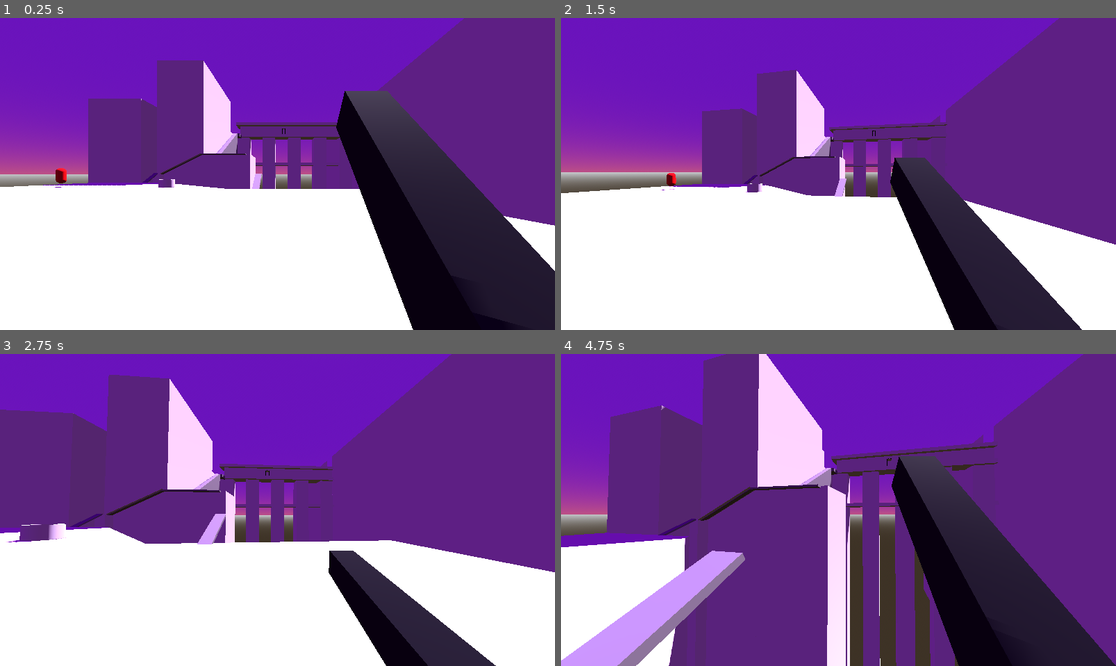
Above: before the commit, frames 1-4 (two rows, left to right).
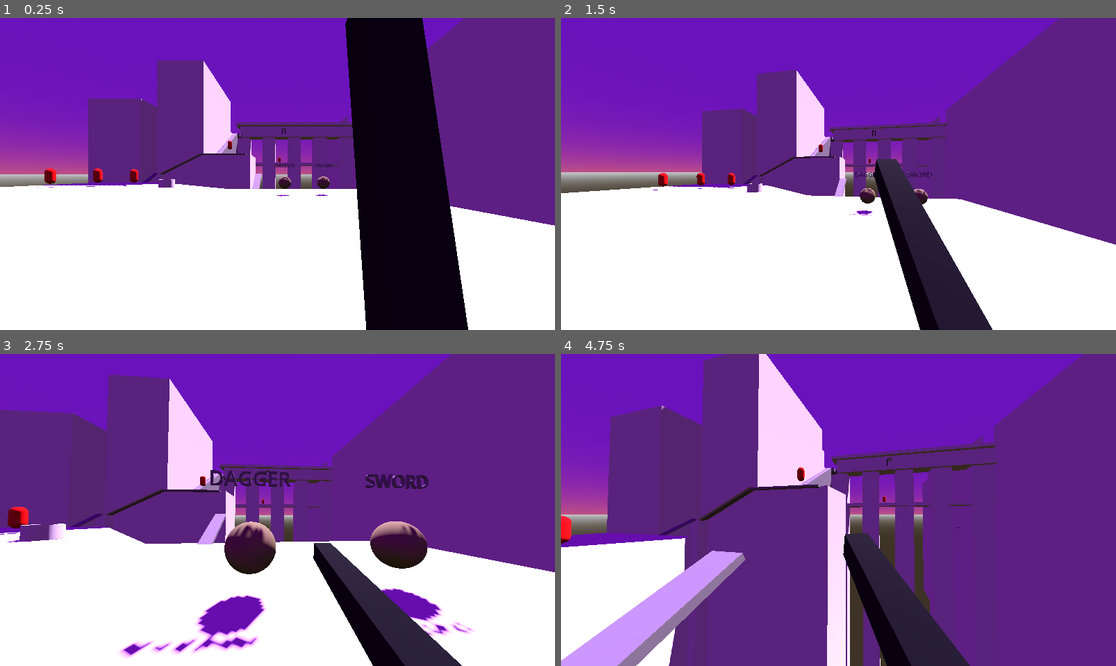
Above: after the commit, the same moments.

Repository: dughiboogie/godot-sandbox
Game: Godot game, scene res://Scenes/DarkSouls_Aqueduct.tscn
Two runs of this game, one before a commit and one after it. Both use one fixed random seed, a clock stepped at 60 frames per second and the inputs below.
Inputs (mouse positions are in pixels of both pictures, inside the frame that each line leads up to):
- Up to frame 1 (0.25 s): no input
- Up to frame 2 (1.5 s): tap Enter at 0.5 s; move the mouse to (866, 174) at 0.52 s; hold W (forward) from 0.53 s (still down); click (866, 174) at 0.6 s; tap Space (jump) at 0.77 s; move the mouse to (810, 174) at 1.27 s; click (810, 174) at 1.35 s
- Up to frame 3 (2.75 s): keep holding W (forward); tap Space (jump) at 1.52 s; move the mouse to (288, 503) at 2.02 s; hold Shift (sprint) from 2.03 s (still down); click (288, 503) at 2.3 s
- Up to frame 4 (4.75 s): keep holding W (forward); move the mouse to (832, 516) at 2.77 s; release Shift (sprint) at 2.78 s; click (832, 516) at 2.85 s; tap Space (jump) at 3.02, 3.77, 4.52 s; move the mouse to (877, 513) at 3.52 s; click (877, 513) at 3.6 s; move the mouse to (794, 506) at 4.27 s; tap Shift (sprint) at 4.35 s; click (794, 506) at 4.55 s

The runs differ from the first frame. In frame 1, 18% of the frame differs, in the area x 6-100%, y 0-100%; in frame 2, 11%; in frame 3, 9.0%; in frame 4, 16%.

Commit message:
[ghouls-n-dungeons] Basic weapon throwing and weapon swapping Only daggers can be thrown, they need to be picked up first. Also added MORE ENEMIES for testing purposes

Diff:
--- a/01_Prototypes/ghouls-n-dungeons/Scenes/DarkSouls_Aqueduct.tscn
+++ b/01_Prototypes/ghouls-n-dungeons/Scenes/DarkSouls_Aqueduct.tscn
@@ -1,8 +1,9 @@
-[gd_scene load_steps=14 format=3 uid="uid://cids036378ug5"]
+[gd_scene load_steps=15 format=3 uid="uid://cids036378ug5"]
 
-[ext_resource type="PackedScene" uid="uid://bq4r28jv36sep" path="res://Scenes/Prefabs/player.tscn" id="1_ut346"]
+[ext_resource type="PackedScene" uid="uid://bq4r28jv36sep" path="res://Scenes/Prefabs/Player.tscn" id="1_ut346"]
 [ext_resource type="PackedScene" uid="uid://b2xtxf8hbu210" path="res://Models/Environment/240202_Dark_souls_aqueduct.gltf" id="3_82p7p"]
-[ext_resource type="PackedScene" uid="uid://cngrix4nac3ym" path="res://Scenes/Prefabs/enemy.tscn" id="3_xjk1f"]
+[ext_resource type="PackedScene" uid="uid://cngrix4nac3ym" path="res://Scenes/Prefabs/Enemy.tscn" id="3_xjk1f"]
+[ext_resource type="PackedScene" uid="uid://d3phruk5mowp3" path="res://Scenes/Prefabs/Pickups/PickupItem.tscn" id="4_3tytv"]
 
 [sub_resource type="ProceduralSkyMaterial" id="ProceduralSkyMaterial_6cv3v"]
 sky_top_color = Color(0.541176, 0.129412, 1, 1)
@@ -35,6 +36,14 @@
 [sub_resource type="BoxMesh" id="BoxMesh_geq3c"]
 
 [sub_resource type="BoxMesh" id="BoxMesh_4uayo"]
+
+[sub_resource type="TextMesh" id="TextMesh_3fois"]
+text = "DAGGER"
+font_size = 40
+
+[sub_resource type="TextMesh" id="TextMesh_pwptt"]
+text = "SWORD"
+font_size = 40
 
 [node name="DarkSoulsAqueduct" type="Node3D"]
 
@@ -123,4 +132,38 @@
 size = Vector3(2.29541, 0.992065, 4.45337)
 
 [node name="Enemy" parent="." instance=ExtResource("3_xjk1f")]
-transform = Transform3D(1, 0, 0, 0, 1, 0, 0, 0, 1, -11.8414, -3.51573, 15.2147)
+transform = Transform3D(1, 0, 0, 0, 1, 0, 0, 0, 1, -8.81057, -3.51573, 13.3129)
+
+[node name="PickupItem" parent="." instance=ExtResource("4_3tytv")]
+transform = Transform3D(1, 0, 0, 0, 1, 0, 0, 0, 1, 16.8468, -4, 25.0363)
+item_name = "Dagger"
+
+[node name="PickupItem2" parent="." instance=ExtResource("4_3tytv")]
+transform = Transform3D(1, 0, 0, 0, 1, 0, 0, 0, 1, 19.9837, -4, 24.984)
+item_name = "Sword"
+
+[node name="DaggerText" type="MeshInstance3D" parent="."]
+transform = Transform3D(1, 0, 0, 0, 1, 0, 0, 0, 1, 16.836, -2.6292, 25.0464)
+mesh = SubResource("TextMesh_3fois")
+
+[node name="SwordText" type="MeshInstance3D" parent="."]
+transform = Transform3D(1, 0, 0, 0, 1, 0, 0, 0, 1, 19.9818, -2.6292, 25.0464)
+mesh = SubResource("TextMesh_pwptt")
+
+[node name="Enemy2" parent="." instance=ExtResource("3_xjk1f")]
+transform = Transform3D(1, 0, 0, 0, 1, 0, 0, 0, 1, -12.8484, -3.56236, 15.5732)
+
+[node name="Enemy7" parent="." instance=ExtResource("3_xjk1f")]
+transform = Transform3D(1, 0, 0, 0, 1, 0, 0, 0, 1, -5.12431, -3.56236, 11.3628)
+
+[node name="Enemy3" parent="." instance=ExtResource("3_xjk1f")]
+transform = Transform3D(1, 0, 0, 0, 1, 0, 0, 0, 1, 5.3168, 3.34172, -4.76862)
+
+[node name="Enemy4" parent="." instance=ExtResource("3_xjk1f")]
+transform = Transform3D(1, 0, 0, 0, 1, 0, 0, 0, 1, 17.0135, 2.59323, -42.3487)
+
+[node name="Enemy5" parent="." instance=ExtResource("3_xjk1f")]
+transform = Transform3D(1, 0, 0, 0, 1, 0, 0, 0, 1, -3.04203, 12.4667, -31.9297)
+
+[node name="Enemy6" parent="." instance=ExtResource("3_xjk1f")]
+transform = Transform3D(1, 0, 0, 0, 1, 0, 0, 0, 1, 16.6557, 13.5995, -38.667)
--- /dev/null
+++ b/01_Prototypes/ghouls-n-dungeons/Scenes/Prefabs/DaggerProjectile.tscn
@@ -0,0 +1,26 @@
+[gd_scene load_steps=4 format=3 uid="uid://cwjqm88bs7exc"]
+
+[ext_resource type="Script" path="res://Scripts/Projectile.gd" id="1_xpupl"]
+
+[sub_resource type="BoxMesh" id="BoxMesh_lb5o8"]
+size = Vector3(0.1, 0.1, 0.3)
+
+[sub_resource type="BoxShape3D" id="BoxShape3D_3stxj"]
+size = Vector3(0.1, 0.1, 0.3)
+
+[node name="DaggerProjectile" type="Area3D"]
+collision_layer = 0
+collision_mask = 4
+script = ExtResource("1_xpupl")
+
+[node name="MeshInstance3D" type="MeshInstance3D" parent="."]
+mesh = SubResource("BoxMesh_lb5o8")
+
+[node name="CollisionShape3D" type="CollisionShape3D" parent="."]
+shape = SubResource("BoxShape3D_3stxj")
+
+[node name="DespawnTimer" type="Timer" parent="."]
+wait_time = 5.0
+
+[connection signal="body_entered" from="." to="." method="_on_body_entered"]
+[connection signal="timeout" from="DespawnTimer" to="." method="_on_despawn_timer_timeout"]
--- /dev/null
+++ b/01_Prototypes/ghouls-n-dungeons/Scenes/Prefabs/Pickups/PickupItem.tscn
@@ -0,0 +1,25 @@
+[gd_scene load_steps=5 format=3 uid="uid://d3phruk5mowp3"]
+
+[ext_resource type="Script" path="res://Scripts/PickupItem.gd" id="1_c04ot"]
+
+[sub_resource type="SphereShape3D" id="SphereShape3D_amiot"]
+radius = 0.8
+
+[sub_resource type="StandardMaterial3D" id="StandardMaterial3D_orb7v"]
+albedo_color = Color(0.596078, 0.6, 0.364706, 1)
+
+[sub_resource type="SphereMesh" id="SphereMesh_3kf1l"]
+material = SubResource("StandardMaterial3D_orb7v")
+
+[node name="PickupItem" type="Area3D"]
+collision_layer = 0
+collision_mask = 2
+script = ExtResource("1_c04ot")
+
+[node name="CollisionShape3D" type="CollisionShape3D" parent="."]
+shape = SubResource("SphereShape3D_amiot")
+
+[node name="MeshInstance3D" type="MeshInstance3D" parent="."]
+mesh = SubResource("SphereMesh_3kf1l")
+
+[connection signal="body_entered" from="." to="." method="_on_body_entered"]
--- a/01_Prototypes/ghouls-n-dungeons/Scenes/Prefabs/enemy.tscn
+++ b/01_Prototypes/ghouls-n-dungeons/Scenes/Prefabs/enemy.tscn
@@ -15,7 +15,7 @@
 
 [node name="Enemy" type="CharacterBody3D" groups=["enemy"]]
 collision_layer = 4
-collision_mask = 3
+collision_mask = 7
 script = ExtResource("1_i6w3t")
 
 [node name="MeshInstance3D" type="MeshInstance3D" parent="."]
--- a/01_Prototypes/ghouls-n-dungeons/Scenes/Prefabs/pickup_item.tscn
+++ /dev/null
@@ -1,16 +0,0 @@
-[gd_scene load_steps=3 format=3 uid="uid://d3phruk5mowp3"]
-
-[ext_resource type="Script" path="res://Scripts/PickupItem.gd" id="1_bv4jc"]
-
-[sub_resource type="SphereShape3D" id="SphereShape3D_amiot"]
-radius = 0.8
-
-[node name="PickupItem" type="Area3D"]
-collision_layer = 0
-collision_mask = 2
-script = ExtResource("1_bv4jc")
-
-[node name="CollisionShape3D" type="CollisionShape3D" parent="."]
-shape = SubResource("SphereShape3D_amiot")
-
-[connection signal="body_entered" from="." to="." method="_on_body_entered"]
--- a/01_Prototypes/ghouls-n-dungeons/Scenes/Prefabs/player.tscn
+++ b/01_Prototypes/ghouls-n-dungeons/Scenes/Prefabs/player.tscn
@@ -17,13 +17,37 @@
 size = Vector3(0.2, 0.2, 1.5)
 
 [sub_resource type="Animation" id="Animation_ykda8"]
-
-[sub_resource type="Animation" id="Animation_jihoy"]
-resource_name = "attack"
 tracks/0/type = "value"
 tracks/0/imported = false
 tracks/0/enabled = true
-tracks/0/path = NodePath("Head/WeaponHand:rotation")
+tracks/0/path = NodePath("Head/WeaponPivot:rotation")
+tracks/0/interp = 1
+tracks/0/loop_wrap = true
+tracks/0/keys = {
+"times": PackedFloat32Array(0),
+"transitions": PackedFloat32Array(1),
+"update": 0,
+"values": [Vector3(1.39626, 0, 0.0174533)]
+}
+tracks/1/type = "value"
+tracks/1/imported = false
+tracks/1/enabled = true
+tracks/1/path = NodePath("Head/WeaponPivot:position")
+tracks/1/interp = 1
+tracks/1/loop_wrap = true
+tracks/1/keys = {
+"times": PackedFloat32Array(0),
+"transitions": PackedFloat32Array(1),
+"update": 0,
+"values": [Vector3(0.5, -0.7, -0.6)]
+}
+
+[sub_resource type="Animation" id="Animation_jihoy"]
+resource_name = "attack_melee"
+tracks/0/type = "value"
+tracks/0/imported = false
+tracks/0/enabled = true
+tracks/0/path = NodePath("Head/WeaponPivot:rotation")
 tracks/0/interp = 1
 tracks/0/loop_wrap = true
 tracks/0/keys = {
@@ -35,7 +59,7 @@
 tracks/1/type = "value"
 tracks/1/imported = false
 tracks/1/enabled = true
-tracks/1/path = NodePath("Head/WeaponHand/MeshInstance3D/WeaponHitbox:monitoring")
+tracks/1/path = NodePath("Head/WeaponPivot/WeaponModel/WeaponHitbox:monitoring")
 tracks/1/interp = 1
 tracks/1/loop_wrap = true
 tracks/1/keys = {
@@ -45,10 +69,39 @@
 "values": [true, false]
 }
 
+[sub_resource type="Animation" id="Animation_la2qo"]
+resource_name = "attack_throw"
+length = 0.2
+tracks/0/type = "value"
+tracks/0/imported = false
+tracks/0/enabled = true
+tracks/0/path = NodePath("Head/WeaponPivot:rotation")
+tracks/0/interp = 1
+tracks/0/loop_wrap = true
+tracks/0/keys = {
+"times": PackedFloat32Array(0, 0.2),
+"transitions": PackedFloat32Array(1, 1),
+"update": 0,
+"values": [Vector3(0.365709, 1.53902, 0.0183219), Vector3(0.365709, -0.0482198, 0.0183219)]
+}
+tracks/1/type = "value"
+tracks/1/imported = false
+tracks/1/enabled = true
+tracks/1/path = NodePath("Head/WeaponPivot:position")
+tracks/1/interp = 1
+tracks/1/loop_wrap = true
+tracks/1/keys = {
+"times": PackedFloat32Array(0, 0.2),
+"transitions": PackedFloat32Array(1, 1),
+"update": 0,
+"values": [Vector3(0.5, -0.7, -0.6), Vector3(0.5, -0.7, -0.1)]
+}
+
 [sub_resource type="AnimationLibrary" id="AnimationLibrary_dytqh"]
 _data = {
 "RESET": SubResource("Animation_ykda8"),
-"attack": SubResource("Animation_jihoy")
+"attack_melee": SubResource("Animation_jihoy"),
+"attack_throw": SubResource("Animation_la2qo")
 }
 
 [node name="Player" type="CharacterBody3D"]
@@ -68,6 +121,12 @@
 
 [node name="Camera3D" type="Camera3D" parent="Head"]
 
+[node name="ProjectileThrowTrajectory" type="RayCast3D" parent="Head/Camera3D"]
+transform = Transform3D(1, 0, 0, 0, 0.999999, 0, 0, 0, 0.999999, 0.130839, -0.288042, -1.56447)
+target_position = Vector3(0, 0, -1)
+collision_mask = 0
+debug_shape_custom_color = Color(1, 0, 0, 1)
+
 [node name="WallDetectionRayCast3D" type="RayCast3D" parent="Head"]
 transform = Transform3D(-4.37114e-08, 0, 1, 0, 1, 0, -1, 0, -4.37114e-08, 0, -1, 0)
 target_position = Vector3(0.6, 0, 0)
@@ -80,19 +139,19 @@
 debug_shape_custom_color = Color(1, 1, 0, 1)
 debug_shape_thickness = 5
 
-[node name="WeaponHand" type="Node3D" parent="Head"]
-transform = Transform3D(1, 0, 0, 0, 0.707107, -0.707106, 0, 0.707106, 0.707107, 0.5, -0.7, 0)
+[node name="WeaponPivot" type="Node3D" parent="Head"]
+transform = Transform3D(0.999847, -0.0174524, 0, 0.00303058, 0.173622, -0.984806, 0.0171873, 0.984657, 0.173648, 0.5, -0.7, -0.6)
 
-[node name="MeshInstance3D" type="MeshInstance3D" parent="Head/WeaponHand"]
+[node name="WeaponModel" type="MeshInstance3D" parent="Head/WeaponPivot"]
 transform = Transform3D(1, 0, 0, 0, 1, 2.98023e-08, 0, -2.98023e-08, 1, 0, 0, -0.7)
 mesh = SubResource("BoxMesh_e47yb")
 
-[node name="WeaponHitbox" type="Area3D" parent="Head/WeaponHand/MeshInstance3D"]
+[node name="WeaponHitbox" type="Area3D" parent="Head/WeaponPivot/WeaponModel"]
 collision_layer = 0
 collision_mask = 4
 monitoring = false
 
-[node name="CollisionShape3D" type="CollisionShape3D" parent="Head/WeaponHand/MeshInstance3D/WeaponHitbox"]
+[node name="CollisionShape3D" type="CollisionShape3D" parent="Head/WeaponPivot/WeaponModel/WeaponHitbox"]
 transform = Transform3D(1, 0, 0, 0, 1, 2.98023e-08, 0, -2.98023e-08, 1, 0, 0, 0)
 shape = SubResource("BoxShape3D_7hafm")
 
@@ -101,4 +160,5 @@
 "": SubResource("AnimationLibrary_dytqh")
 }
 
-[connection signal="body_entered" from="Head/WeaponHand/MeshInstance3D/WeaponHitbox" to="." method="_on_weapon_hitbox_body_entered"]
+[connection signal="body_entered" from="Head/WeaponPivot/WeaponModel/WeaponHitbox" to="." method="_on_weapon_hitbox_body_entered"]
+[connection signal="animation_finished" from="AnimationPlayer" to="." method="_on_animation_player_animation_finished"]
--- a/01_Prototypes/ghouls-n-dungeons/Scripts/Enemy.gd
+++ b/01_Prototypes/ghouls-n-dungeons/Scripts/Enemy.gd
@@ -9,7 +9,7 @@
 @onready var nav_agent = $NavigationAgent3D
 
 
-func _physics_process(delta):
+func _physics_process(_delta):
 	velocity = Vector3.ZERO
 
 	if player != null:
--- a/01_Prototypes/ghouls-n-dungeons/Scripts/Player.gd
+++ b/01_Prototypes/ghouls-n-dungeons/Scripts/Player.gd
@@ -1,29 +1,41 @@
 class_name  Player
 extends CharacterBody3D
 
+# Movement variables
 var speed
 const WALK_SPEED = 5.0
 const SPRINT_SPEED = 8.0
 const JUMP_VELOCITY = 4.5
+var gravity = ProjectSettings.get_setting("physics/3d/default_gravity")
+
+# Camera variables
+@onready var head = $Head
+@onready var camera = $Head/Camera3D
 const SENSITIVITY = 0.003
-
-# Head bob variables
+# Head bob
 const BOB_FREQUENCY = 2.0
 const BOB_AMPLITUDE = 0.08
 var t_bob = 0.0
-
-# FOV variables
+# FOV
 const BASE_FOV = 75.0
 const FOV_CHANGE = 1.5
 
-# Get the gravity from the project settings to be synced with RigidBody nodes.
-var gravity = ProjectSettings.get_setting("physics/3d/default_gravity")
-
-@onready var head = $Head
-@onready var camera = $Head/Camera3D
+# Stair stepping variables
 @onready var wall_detection = $Head/WallDetectionRayCast3D
 @onready var step_detection = $Head/StepDetectionRayCast3D
+
+# Weapon & combat variables
 @onready var animation_player = $AnimationPlayer
+@onready var weapon_model = $Head/WeaponPivot/WeaponModel
+var projectile_prefab = preload("res://Scenes/Prefabs/DaggerProjectile.tscn")
+var projectile_instance
+@onready var projectile_throw_trajectory = $Head/Camera3D/ProjectileThrowTrajectory
+
+var Weapon_Attack_Types = {
+	"MELEE" = "attack_melee",
+	"THROW" = "attack_throw"
+}
+var weapon_attack_animation = Weapon_Attack_Types["MELEE"]
 
 
 func _ready():
@@ -44,11 +56,6 @@
 		get_tree().reload_current_scene()
 	if Input.is_action_just_pressed("quit"):
 		get_tree().quit()
-
-
-func _process(_delta):
-	if Input.is_action_just_pressed("attack"):
-		animation_player.play("attack")
 
 
 func _physics_process(delta):
@@ -94,6 +101,10 @@
 	var target_fov = BASE_FOV + FOV_CHANGE * velocity_clamped
 	camera.fov = lerp(camera.fov, target_fov, delta * 8.0)
 
+	# Weapon attack
+	if Input.is_action_just_pressed("attack") and !animation_player.is_playing():
+		animation_player.play(weapon_attack_animation)
+
 	move_and_slide()
 
 
@@ -114,3 +125,19 @@
 # Handle pickup items
 func pickup_item(item_name: String):
 	print("Picked up item " + item_name)
+
+	if item_name == "Dagger":
+		# Change weapon model to dagger one
+		weapon_attack_animation = Weapon_Attack_Types["THROW"]
+
+	if item_name == "Sword":
+		# Change weapon model to dagger one
+		weapon_attack_animation = Weapon_Attack_Types["MELEE"]
+
+
+func _on_animation_player_animation_finished(anim_name):
+	if anim_name == "attack_throw":
+		projectile_instance = projectile_prefab.instantiate()
+		projectile_instance.position = projectile_throw_trajectory.global_position
+		projectile_instance.transform.basis = projectile_throw_trajectory.global_transform.basis
+		get_parent().add_child(projectile_instance)
--- /dev/null
+++ b/01_Prototypes/ghouls-n-dungeons/Scripts/Projectile.gd
@@ -0,0 +1,24 @@
+extends Area3D
+
+
+const SPEED = 20.0
+@onready var despawn_timer = $DespawnTimer
+
+
+func _ready():
+	despawn_timer.start()
+
+
+func _process(delta):
+	position += transform.basis * Vector3(0, 0, -SPEED) * delta
+
+
+func _on_body_entered(body):
+	var enemy = body as Enemy
+	if enemy != null:
+		enemy.take_hit()
+		queue_free()
+
+
+func _on_despawn_timer_timeout():
+	queue_free()
